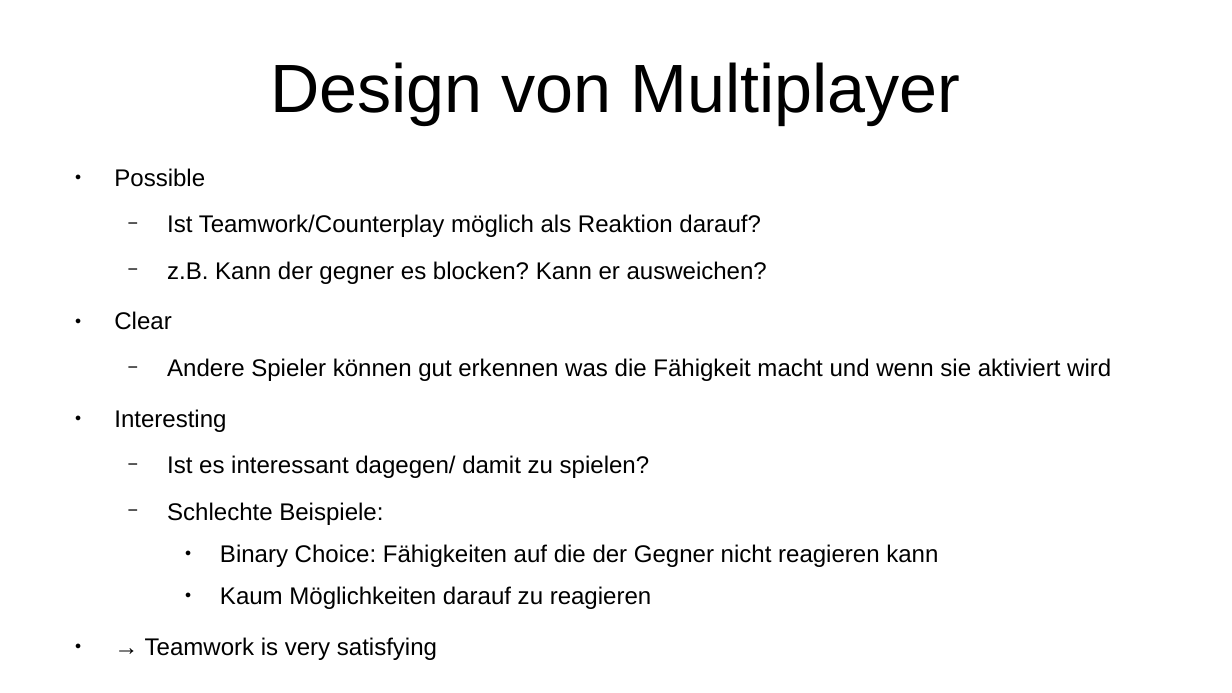
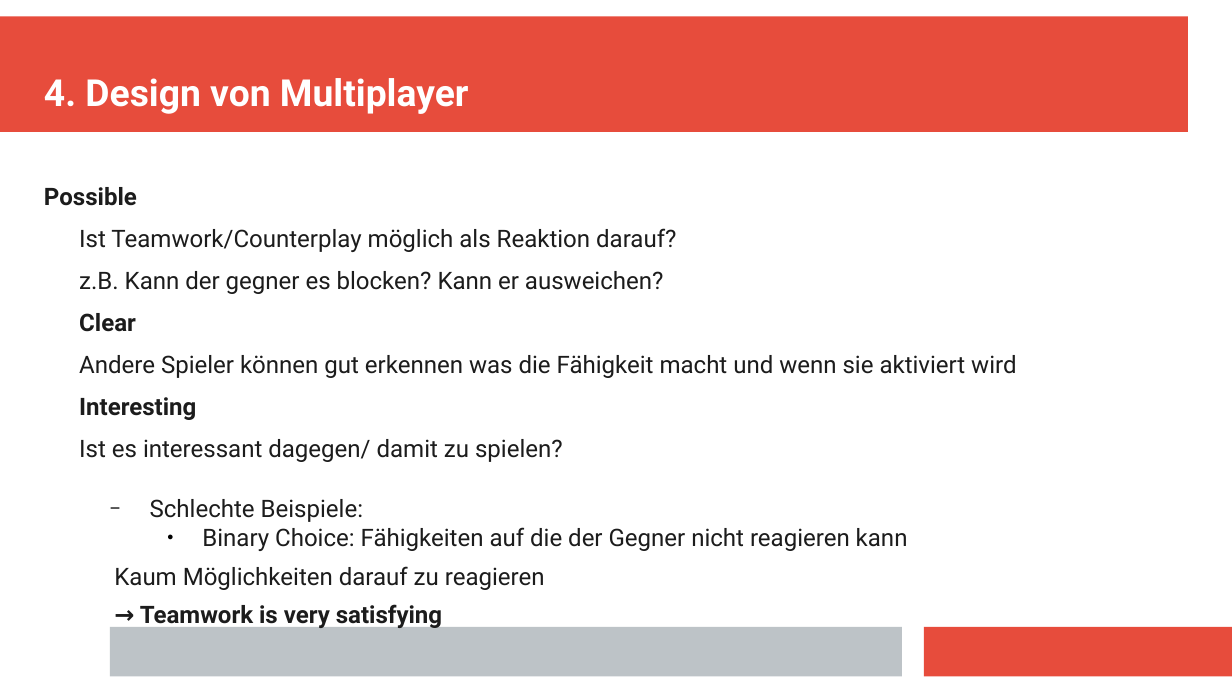
Before and after one commit to Aureumignis/UniStuff, a slide deck: slide 11 of WISE2020/HTiESD/HTiEDS_Praesentation.odp. Drawn at 1232x693 pixels with LibreOffice and Linux fonts; fonts in the diff are those of the drawing. Boxes give left, top, right and bottom in pixels: in the first picture for what was removed or moved away, otherwise in the second. Text is boxed around its words. In the diff, an @@ line names an element or a change of style, - is before the commit and + after.

```diff
--- a/WISE2020/HTiESD/HTiEDS_Praesentation.odp
+++ b/WISE2020/HTiESD/HTiEDS_Praesentation.odp
@@ rectangle added at (0,17,1188,132), fill #E74C3C @@
@@ title "4. Design von Multiplayer" at (44,78,468,114): vertical alignment middle to bottom @@
@@ title at (44,78,468,114): text changed; size 44 to 24 pt; font Arial to Roboto; text colour #000000 to #FFFFFF; bold on @@
-Design von Multiplayer
+4. Design von Multiplayer
@@ text "Possible": place and size @@
-text "Possible" at (114,168,1111,660)
+text "Possible" at (44,187,1016,590)
@@ text "Possible" at (44,187,1016,590): font Arial to Roboto, text colour #000000 to #1C1C1C; bold on in "Possible", "Clear", "Interesting", "→ Teamwork is very satisfying"; bullet ● to none; less space between paragraphs; bullet − to none @@
@@ rectangle added at (110,627,902,676), fill #BDC3C7 @@
@@ rectangle added at (925,627,1232,676), fill #E74C3C @@
```
Also in this commit, not shown: 14 other slides changed, 3 slides added, 1 slide removed.
